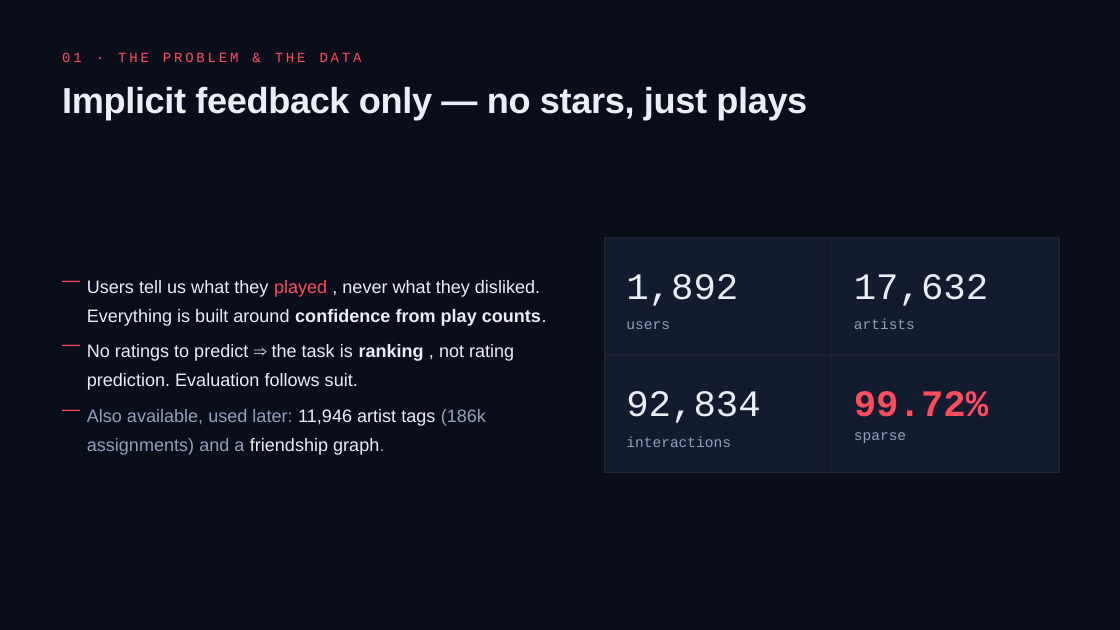
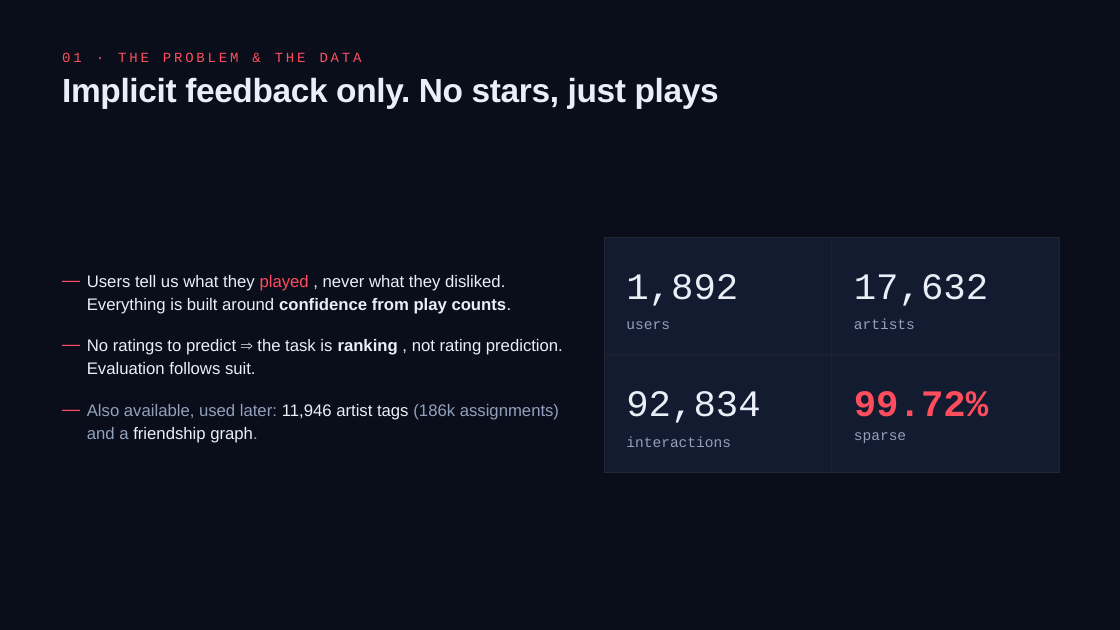
Before and after one commit to paugratacosfuste/recommender-systems-lastfm, a slide deck: slide 2 of docs/Music_Recommender_Slide_Deck.pptx. Drawn at 1120x630 pixels with LibreOffice and Linux fonts; fonts in the diff are those of the drawing. Boxes give left, top, right and bottom in pixels: in the first picture for what was removed or moved away, otherwise in the second. Text is boxed around its words. In the diff, an @@ line names an element or a change of style, - is before the commit and + after.

```diff
--- a/docs/Music_Recommender_Slide_Deck.pptx
+++ b/docs/Music_Recommender_Slide_Deck.pptx
@@ text at [62, 77, 719, 108]: text changed; size 46.5 to 43 pt @@
-Implicit feedback only — no stars, just plays
+Implicit feedback only. No stars, just plays
@@ size 23.2 to 21.5 pt; line spacing 1.34 to 1.14 in 3 elements at [87, 275, 512, 314], [87, 339, 563, 374], [87, 404, 559, 443] @@
```
Also in this commit, not shown: 17 other slides changed.
